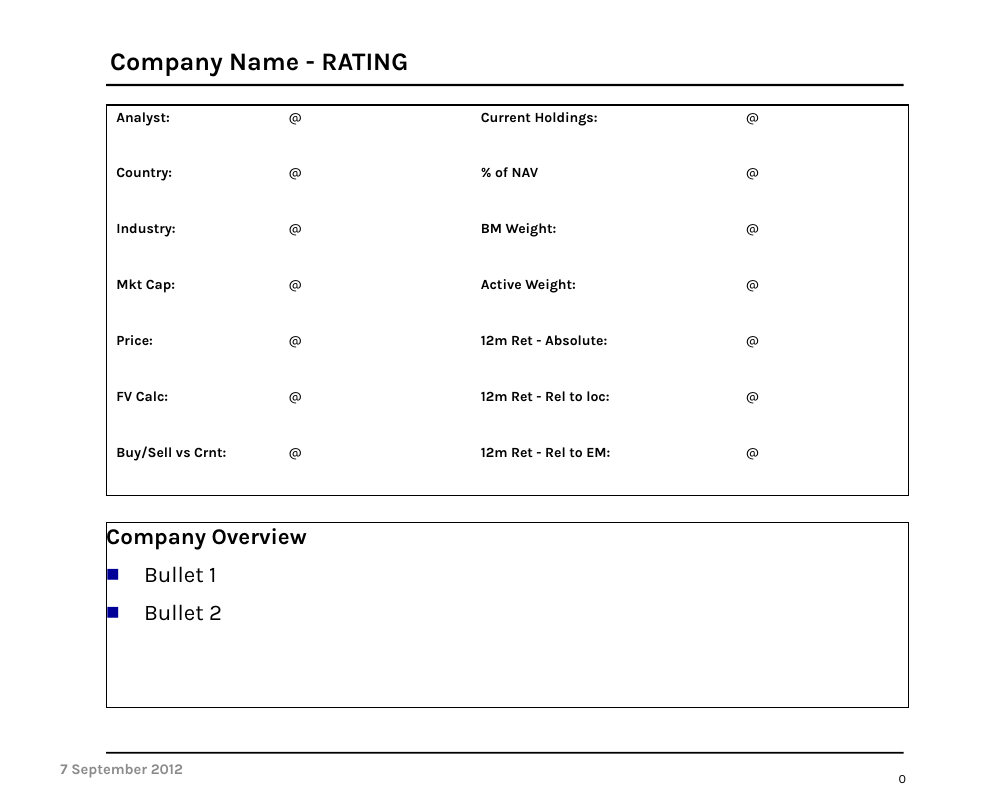
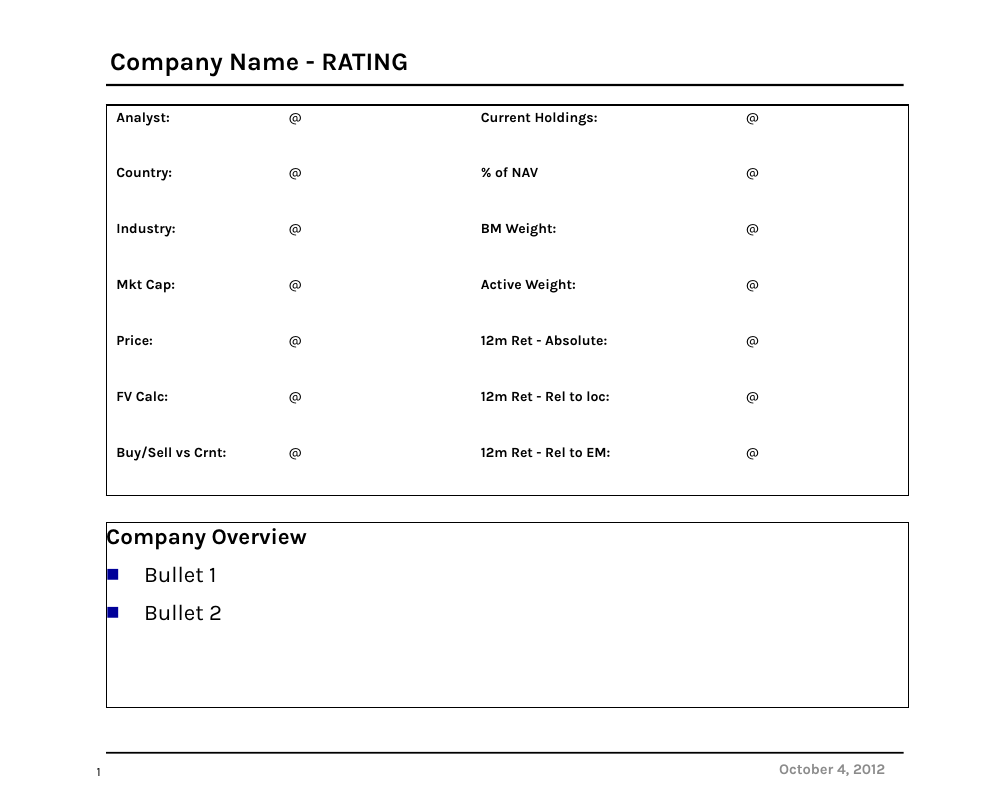
Before and after one commit to leewashmore/Greenfield, a slide deck: slide 1 of SourceCode/GreenField/GreenField.Web/Templates/ICPresentationTemplate.pptx. Drawn at 1008x806 pixels with LibreOffice and Linux fonts; fonts in the diff are those of the drawing; background and template pictures are left out. Boxes give left, top, right and bottom in pixels: in the first picture for what was removed or moved away, otherwise in the second. Text is boxed around its words. In the diff, an @@ line names an element or a change of style, - is before the commit and + after.

```diff
--- a/SourceCode/GreenField/GreenField.Web/Templates/ICPresentationTemplate.pptx
+++ b/SourceCode/GreenField/GreenField.Web/Templates/ICPresentationTemplate.pptx
@@ page number added at [97, 768, 101, 776], 9 pt, text #000000 @@
+1
@@ text at [779, 764, 885, 776]: text changed @@
-7 September 2012
+October 4, 2012
@@ page number removed at [899, 775, 906, 783] @@
-0
```
Also in this commit, not shown: 4 other slides changed, 2 other files.
